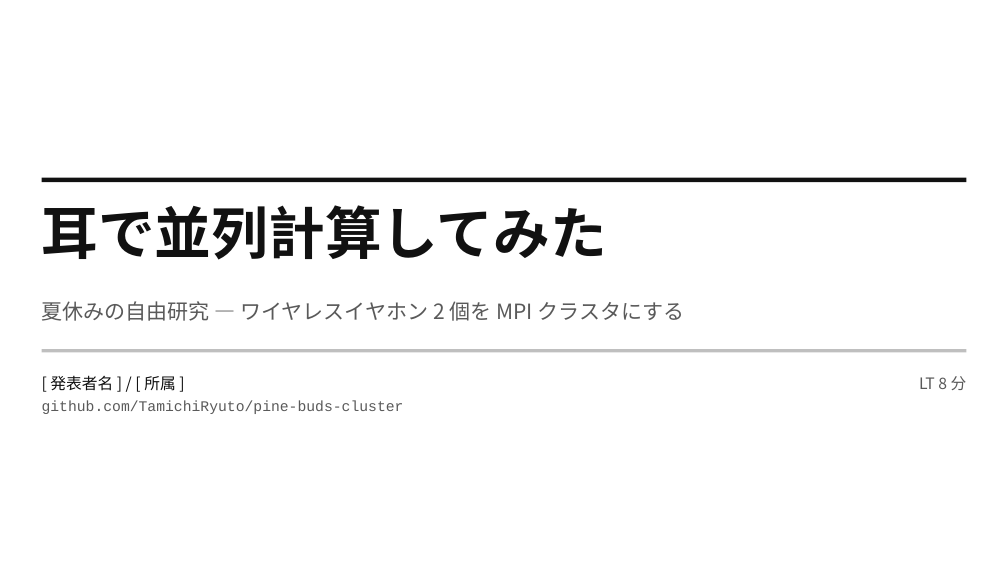
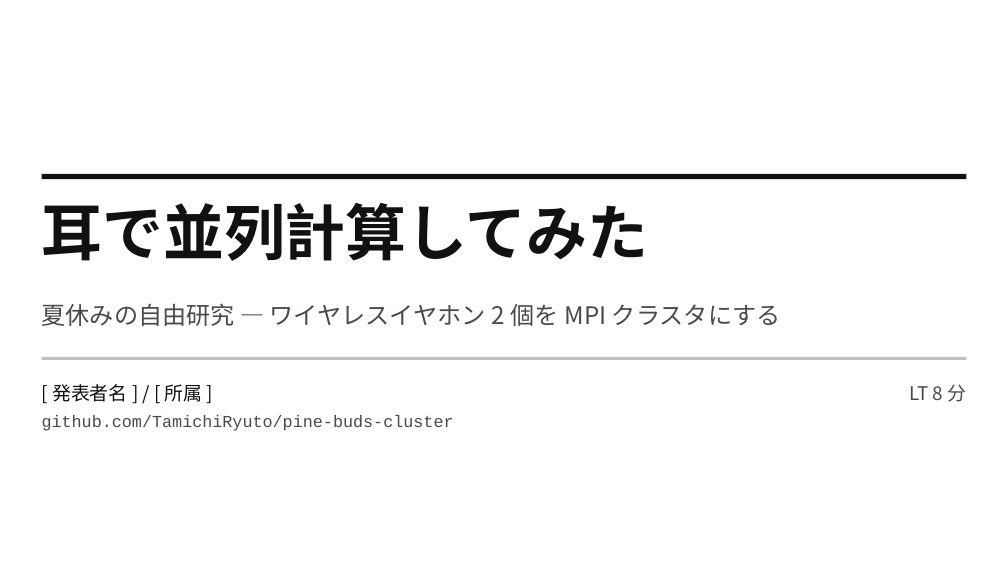
Before and after one commit to TamichiRyuto/pine-buds-cluster, a slide deck: slide 1 of slides/lt-ear-parallel.pptx. Drawn at 1008x567 pixels with LibreOffice and Linux fonts; fonts in the diff are those of the drawing. Boxes give left, top, right and bottom in pixels: in the first picture for what was removed or moved away, otherwise in the second. Text is boxed around its words. In the diff, an @@ line names an element or a change of style, - is before the commit and + after.

```diff
--- a/slides/lt-ear-parallel.pptx
+++ b/slides/lt-ear-parallel.pptx
@@ rectangle: place and size @@
-rectangle at <box>42,178,966,182</box>
+rectangle at <box>42,174,966,179</box>
@@ text "耳で並列計算してみた" at <box>42,203,649,261</box>: size 54 to 58 pt; more space between paragraphs @@
@@ text "夏休みの自由研究 — ワイヤレスイヤホン 2 個を ..." at <box>42,303,781,326</box>: size 20 to 23 pt, text colour #5A5A5A to #4A4A4A; more space between paragraphs @@
@@ rectangle: place and size @@
-rectangle at <box>42,349,966,352</box>
+rectangle at <box>42,357,966,360</box>
@@ text "[ 発表者名 ] / [ ...": place and size @@
-text "[ 発表者名 ] / [ ..." at <box>42,375,404,414</box>
+text "[ 発表者名 ] / [ ..." at <box>42,384,454,431</box>
@@ text "[ 発表者名 ] / [ ..." at <box>42,384,454,431</box>: size 15 to 18 pt in "[ 発表者名 ] / [ 所属 ]"; size 14 to 16 pt, text colour #5A5A5A to #4A4A4A in "github.com/TamichiRyuto/pine-buds-cluster"; more space between paragraphs @@
@@ text "LT 8 分": place and size @@
-text "LT 8 分" at <box>919,376,967,390</box>
+text "LT 8 分" at <box>910,384,967,402</box>
@@ text "LT 8 分" at <box>910,384,967,402</box>: size 15 to 18 pt, text colour #5A5A5A to #4A4A4A; more space between paragraphs @@
```
Also in this commit, not shown: 15 other slides changed, 2 other files.
